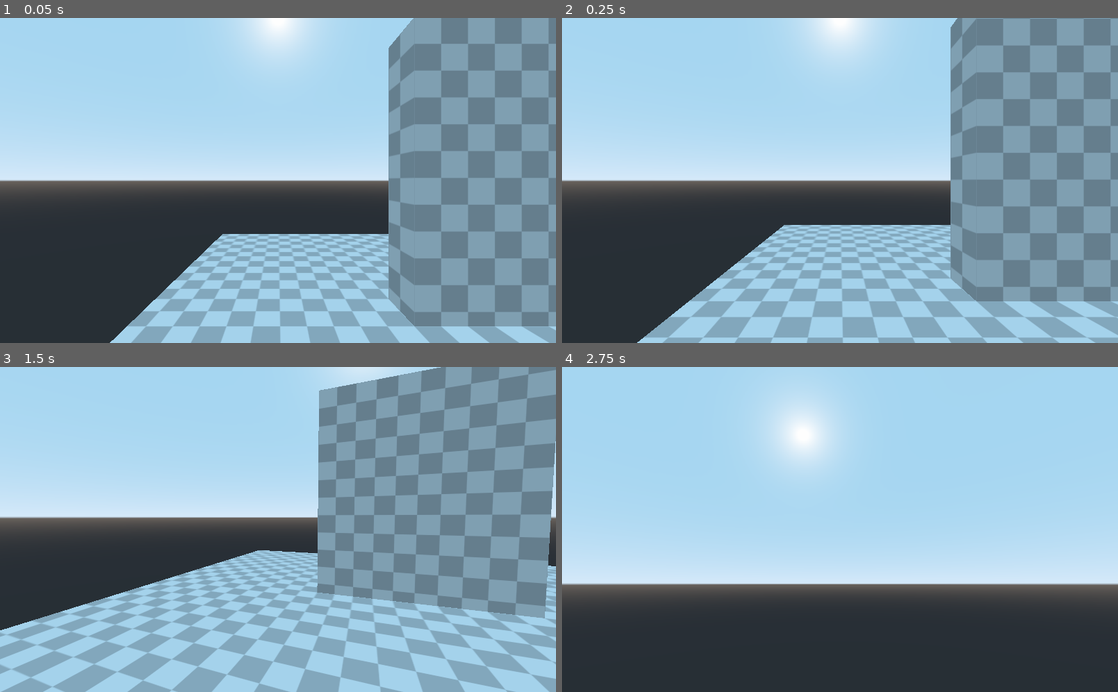
Above: before the commit, frames 1-4 (two rows, left to right).
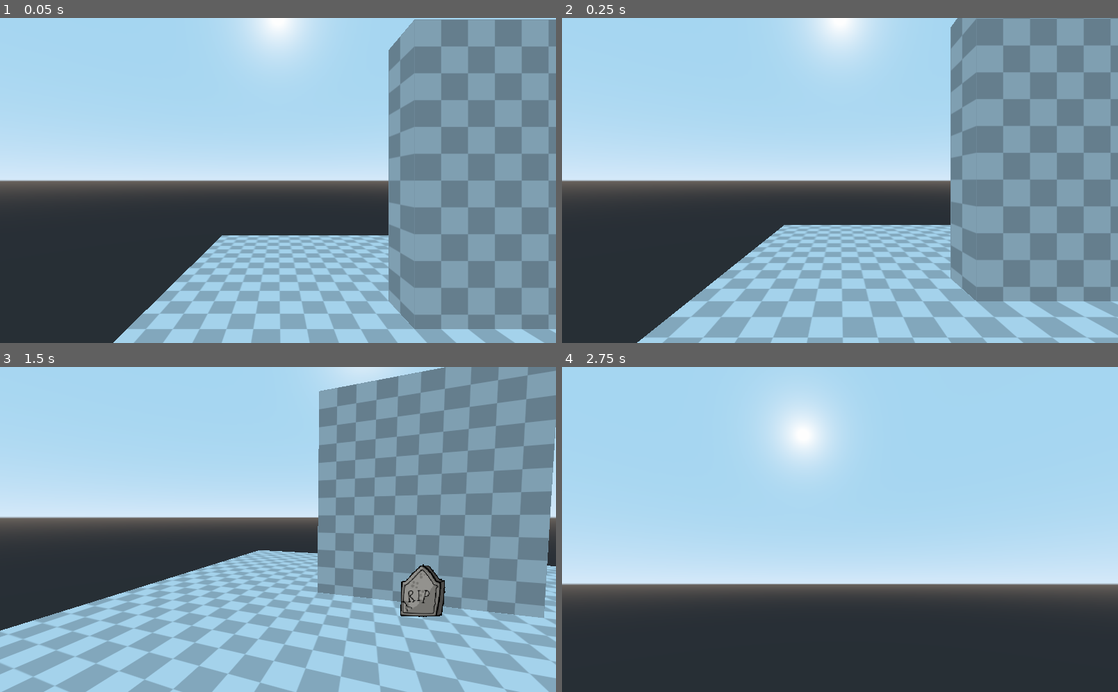
Above: after the commit, the same moments.

Repository: night-glider/Ena-s-tale
Game: Godot game, scene res://locations/main.tscn
The game is run twice, just before and just after one commit, with the same random seed, the same clock (stepped at 60 frames per second) and the same inputs.
Inputs (mouse positions are in pixels of both pictures, inside the frame that each line leads up to):
- Up to frame 1 (0.05 s): no input
- Up to frame 2 (0.25 s): no input
- Up to frame 3 (1.5 s): tap Enter at 0.5 s; move the mouse to (400, 513) at 0.52 s; hold D (walk_right) 0.53-1.28 s; tap Z (interact, bound only after the commit) at 0.6 s; tap Space (jump, bound only after the commit) at 0.77, 0.8, 1.07, 1.35 s; move the mouse to (166, 545) at 1.27 s; hold S (walk_backward) from 1.28 s (still down)
- Up to frame 4 (2.75 s): tap Space (jump, bound only after the commit) at 1.52, 1.82, 2.3 s; tap Z (interact, bound only after the commit) at 1.55, 2.1 s; move the mouse to (895, 458) at 2.02 s; release S (walk_backward) at 2.03 s; hold D (walk_right) from 2.03 s (still down)

The runs differ from the first frame. In frame 1, 6.1% of the frame differs, in the area x 19-100%, y 0-100%; in frame 2, nothing differs; in frame 3, 2.0%; in frame 4, nothing differs.

Commit message:
jump, dialogue system, decorations

Diff:
--- a/locations/main.tscn
+++ b/locations/main.tscn
@@ -1,7 +1,8 @@
-[gd_scene load_steps=3 format=2]
+[gd_scene load_steps=4 format=2]
 
 [ext_resource path="res://objects/test_wall.tscn" type="PackedScene" id=1]
 [ext_resource path="res://objects/player.tscn" type="PackedScene" id=2]
+[ext_resource path="res://objects/decoration.tscn" type="PackedScene" id=3]
 
 [node name="world" type="Spatial"]
 
@@ -13,3 +14,6 @@
 
 [node name="player" parent="." instance=ExtResource( 2 )]
 transform = Transform( 1, 0, 0, 0, 1, 0, 0, 0, 1, -5.04014, 2.05136, 4.82686 )
+
+[node name="decoration" parent="." instance=ExtResource( 3 )]
+transform = Transform( 1, 0, 0, 0, 1, 0, 0, 0, 1, 0, 0.818022, 1.37788 )
--- /dev/null
+++ b/objects/Scripts/decoration.gd
@@ -0,0 +1,4 @@
+extends AnimatedSprite3D
+
+
+export(Array, String, MULTILINE) var messages
--- a/objects/Scripts/player.gd
+++ b/objects/Scripts/player.gd
@@ -1,11 +1,13 @@
 extends KinematicBody
 
-export var speed := 5
-export var gravity := 1
+export var speed := 5.0
+export var gravity := 0.5
 export var mouse_sensitivity := 0.1
+export var jump_force := 10.0
 
 var velocity := Vector3.ZERO
 var mouse_delta := Vector2.ZERO
+var can_control = true
 
 func _physics_process(delta):
 	var forward = -transform.basis.z
@@ -18,22 +20,28 @@
 	else:
 		velocity.y+= -gravity
 
-	if Input.is_action_pressed("walk_forward"):
-		velocity += forward * speed
-	if Input.is_action_pressed("walk_backward"):
-		velocity += -forward * speed
+	if can_control:
+		if Input.is_action_pressed("walk_forward"):
+			velocity += forward * speed
+		if Input.is_action_pressed("walk_backward"):
+			velocity += -forward * speed
 
-	if Input.is_action_pressed("walk_left"):
-		velocity += -right * speed
-	if Input.is_action_pressed("walk_right"):
-		velocity += right * speed
+		if Input.is_action_pressed("walk_left"):
+			velocity += -right * speed
+		if Input.is_action_pressed("walk_right"):
+			velocity += right * speed
+
+		if Input.is_action_just_pressed("jump") and is_on_floor():
+			velocity.y = jump_force
+			$AudioStreamPlayer.play()
 
 	move_and_slide(velocity, Vector3.UP)
 
 func _process(delta):
-	$Camera.rotation_degrees.x -= mouse_delta.y * mouse_sensitivity
-	rotation_degrees.y -= mouse_delta.x * mouse_sensitivity
-	$Camera.rotation_degrees.x = clamp($Camera.rotation_degrees.x,-90,90)
+	if can_control:
+		$Camera.rotation_degrees.x -= mouse_delta.y * mouse_sensitivity
+		rotation_degrees.y -= mouse_delta.x * mouse_sensitivity
+		$Camera.rotation_degrees.x = clamp($Camera.rotation_degrees.x,-90,90)
 
 	mouse_delta = Vector2.ZERO
 
@@ -46,6 +54,18 @@
 	if Input.is_action_just_pressed("fullscreen"):
 		OS.window_fullscreen = not OS.window_fullscreen
 
+	if Input.is_action_just_pressed("interact") and can_control:
+		for element in $interaction_zone.get_overlapping_bodies():
+			if element.is_in_group("interactable"):
+				can_control = false
+				$GUI.dialogue_start(element.get_parent().messages)
+				return
+
 func _input(event):
 	if event is InputEventMouseMotion:
 		mouse_delta = event.relative
+
+
+
+func _on_GUI_dialogue_end():
+	can_control = true
--- /dev/null
+++ b/objects/Scripts/player_GUI.gd
@@ -0,0 +1,40 @@
+extends Control
+
+signal dialogue_end
+
+export var text_speed:float = 0.5
+
+var current_messages:Array = []
+var dialogue_active:bool = false
+var visible_chars:float = 0
+
+func dialogue_start(messages:Array):
+	dialogue_active = true
+	current_messages = messages.duplicate()
+	$dialogue/RichTextLabel.bbcode_text = current_messages.pop_front()
+	$dialogue/RichTextLabel.percent_visible = 0
+	$dialogue.visible = true
+	visible_chars = 0
+
+func dialogue_next():
+	if current_messages.size() == 0:
+		$dialogue.visible = false
+		dialogue_active = false
+		visible_chars = 0
+		emit_signal("dialogue_end")
+		return
+
+	$dialogue/RichTextLabel.bbcode_text = current_messages.pop_front()
+	$dialogue/RichTextLabel.percent_visible = 0
+	visible_chars = 0
+
+func _process(delta):
+	if dialogue_active:
+		if Input.is_action_just_pressed("interact") and $dialogue/RichTextLabel.visible_characters > 2:
+			if $dialogue/RichTextLabel.percent_visible < 1:
+				visible_chars = 900
+			else:
+				dialogue_next()
+
+		visible_chars+=text_speed
+		$dialogue/RichTextLabel.visible_characters = visible_chars
--- /dev/null
+++ b/objects/decoration.tscn
@@ -0,0 +1,28 @@
+[gd_scene load_steps=5 format=2]
+
+[ext_resource path="res://sprites/grave.png" type="Texture" id=1]
+[ext_resource path="res://objects/Scripts/decoration.gd" type="Script" id=2]
+
+[sub_resource type="SpriteFrames" id=1]
+animations = [ {
+"frames": [ ExtResource( 1 ) ],
+"loop": true,
+"name": "default",
+"speed": 5.0
+} ]
+
+[sub_resource type="CylinderShape" id=2]
+radius = 0.5
+height = 1.0
+
+[node name="decoration" type="AnimatedSprite3D"]
+billboard = 2
+alpha_cut = 1
+frames = SubResource( 1 )
+script = ExtResource( 2 )
+messages = [ "Here lies [color=yellow]Kosta Vesta[/color]...", "[color=blue]sad[/color] enough..." ]
+
+[node name="StaticBody" type="StaticBody" parent="." groups=["interactable"]]
+
+[node name="CollisionShape" type="CollisionShape" parent="StaticBody"]
+shape = SubResource( 2 )
--- a/objects/player.tscn
+++ b/objects/player.tscn
@@ -1,9 +1,14 @@
-[gd_scene load_steps=3 format=2]
+[gd_scene load_steps=6 format=2]
 
 [ext_resource path="res://objects/Scripts/player.gd" type="Script" id=1]
+[ext_resource path="res://objects/Scripts/player_GUI.gd" type="Script" id=2]
+[ext_resource path="res://sounds/jump.ogg" type="AudioStream" id=3]
 
 [sub_resource type="CapsuleShape" id=1]
 height = 0.5
+
+[sub_resource type="SphereShape" id=2]
+radius = 3.0
 
 [node name="player" type="KinematicBody"]
 script = ExtResource( 1 )
@@ -15,3 +20,42 @@
 [node name="Camera" type="Camera" parent="."]
 transform = Transform( 1, 0, 0, 0, 1, 0, 0, 0, 1, 0, 1, 0 )
 current = true
+
+[node name="interaction_zone" type="Area" parent="."]
+visible = false
+
+[node name="CollisionShape" type="CollisionShape" parent="interaction_zone"]
+transform = Transform( 1, 0, 0, 0, 1, 0, 0, 0, 1, 0, 1, 0 )
+shape = SubResource( 2 )
+
+[node name="GUI" type="Control" parent="."]
+anchor_right = 1.0
+anchor_bottom = 1.0
+script = ExtResource( 2 )
+__meta__ = {
+"_edit_use_anchors_": false
+}
+
+[node name="dialogue" type="Panel" parent="GUI"]
+visible = false
+anchor_left = 0.1
+anchor_top = 0.8
+anchor_right = 0.9
+anchor_bottom = 0.95
+__meta__ = {
+"_edit_use_anchors_": false
+}
+
+[node name="RichTextLabel" type="RichTextLabel" parent="GUI/dialogue"]
+anchor_right = 1.0
+anchor_bottom = 1.0
+margin_left = 5.0
+margin_top = 5.0
+margin_right = -5.0
+margin_bottom = -5.0
+bbcode_enabled = true
+
+[node name="AudioStreamPlayer" type="AudioStreamPlayer" parent="."]
+stream = ExtResource( 3 )
+
+[connection signal="dialogue_end" from="GUI" to="." method="_on_GUI_dialogue_end"]
--- a/project.godot
+++ b/project.godot
@@ -46,6 +46,16 @@
 "events": [ Object(InputEventKey,"resource_local_to_scene":false,"resource_name":"","device":0,"alt":false,"shift":false,"control":false,"meta":false,"command":false,"pressed":false,"scancode":16777217,"physical_scancode":0,"unicode":0,"echo":false,"script":null)
  ]
 }
+interact={
+"deadzone": 0.5,
+"events": [ Object(InputEventKey,"resource_local_to_scene":false,"resource_name":"","device":0,"alt":false,"shift":false,"control":false,"meta":false,"command":false,"pressed":false,"scancode":90,"physical_scancode":0,"unicode":0,"echo":false,"script":null)
+ ]
+}
+jump={
+"deadzone": 0.5,
+"events": [ Object(InputEventKey,"resource_local_to_scene":false,"resource_name":"","device":0,"alt":false,"shift":false,"control":false,"meta":false,"command":false,"pressed":false,"scancode":32,"physical_scancode":0,"unicode":0,"echo":false,"script":null)
+ ]
+}
 
 [physics]
 
Not shown, added: sounds/jump.ogg.import
Binary file added: sprites/grave.png
Not shown, added: sprites/grave.png.import
Not shown, added: sounds/jump.ogg
